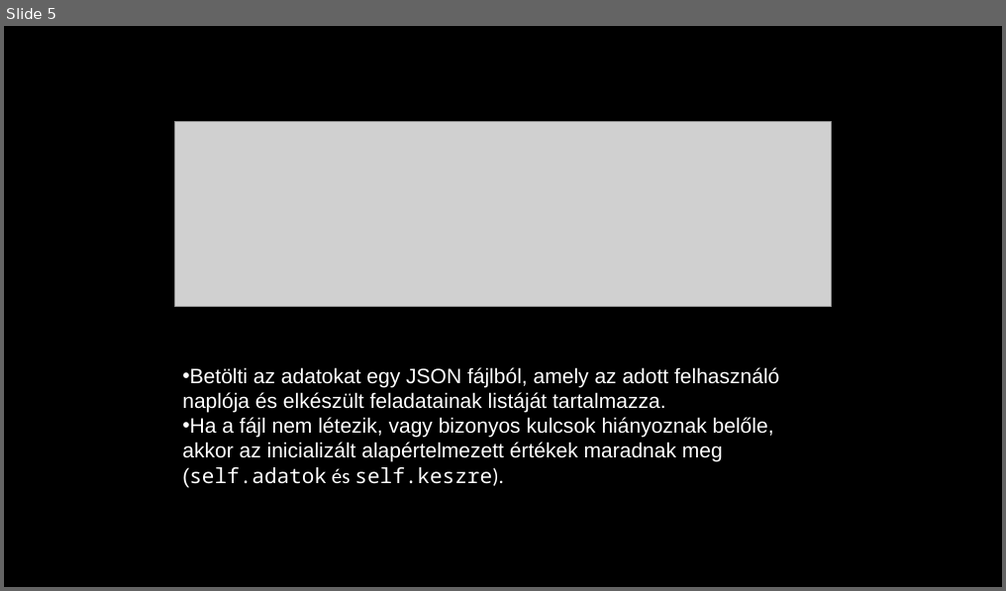
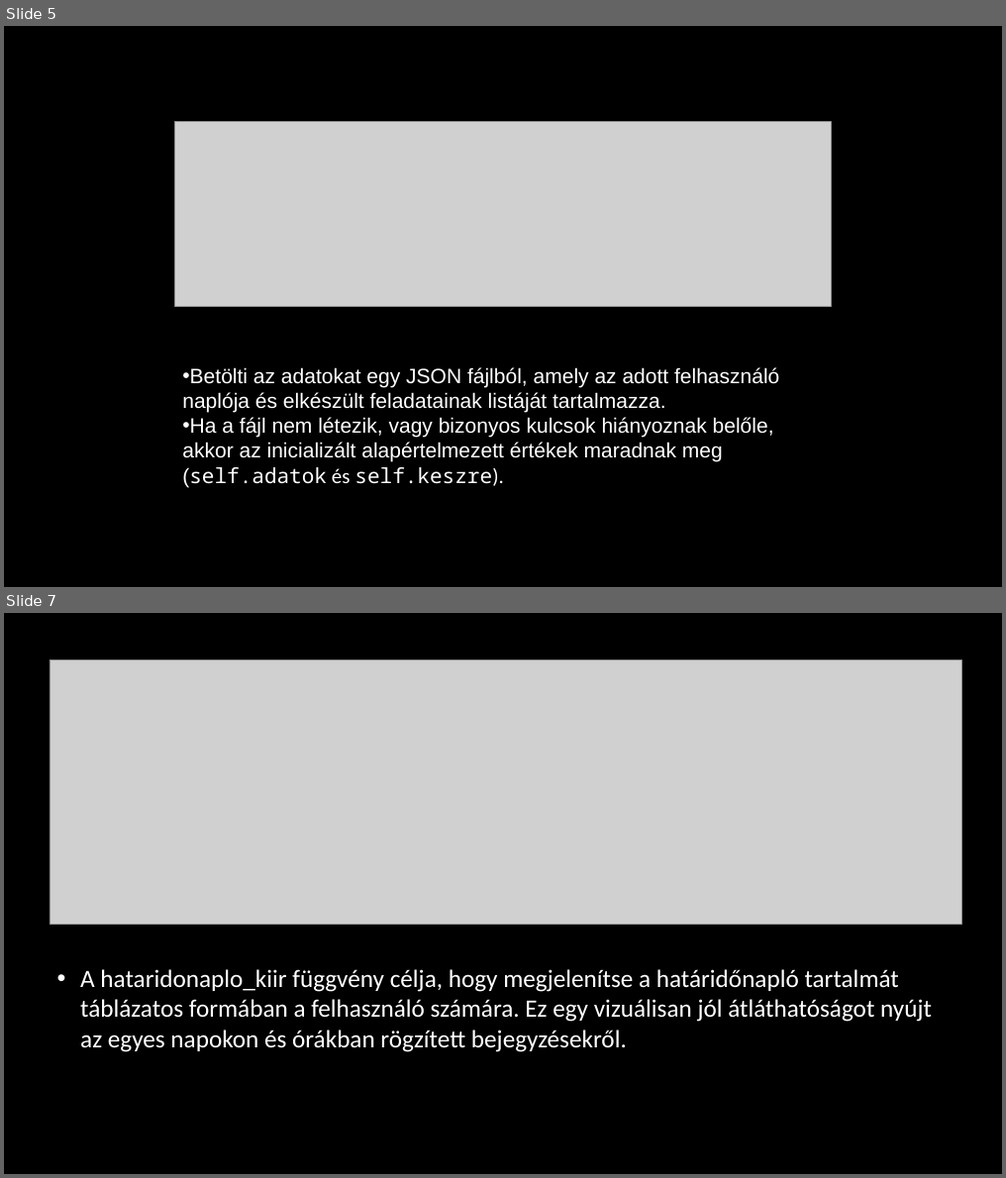
Before and after one commit to Zsomborkkszki/10A-progalap-Hatarido, a slide deck: Határidő napló Bemutató.pptx. Shown one above the other, each under a label of ours: slide 5 before the commit, slides 5 and 7 after it; the slides between them are not shown. The pictures are 1006x591 and 1006x1178 pixels, drawn with LibreOffice and Linux fonts; fonts in the diff are those of the drawing; grey boxes stand for pictures; background and template pictures are left out. Boxes give left, top, right and bottom in pixels: in the first picture for what was removed or moved away, otherwise in the second. Text is boxed around its words. In the diff, an @@ line names an element or a change of style, - is before the commit and + after.

```diff
--- a/Határidő napló Bemutató.pptx
+++ b/Határidő napló Bemutató.pptx
@@ slide 7 added at (4,613,1002,1174), background picture (left out) @@
@@ picture added at (50,660,961,924) @@
@@ text added at (80,969,932,1053), 24 pt, text #FFFFFF @@
+• A hataridonaplo_kiir függvény célja, hogy megjelenítse a határidőnapló tartalmát táblázatos formában a felhasználó számára. Ez egy vizuálisan jól átláthatóságot nyújt az egyes napokon és órákban rögzített bejegyzésekről.
```
Also in this commit, not shown: 2 other slides added.
